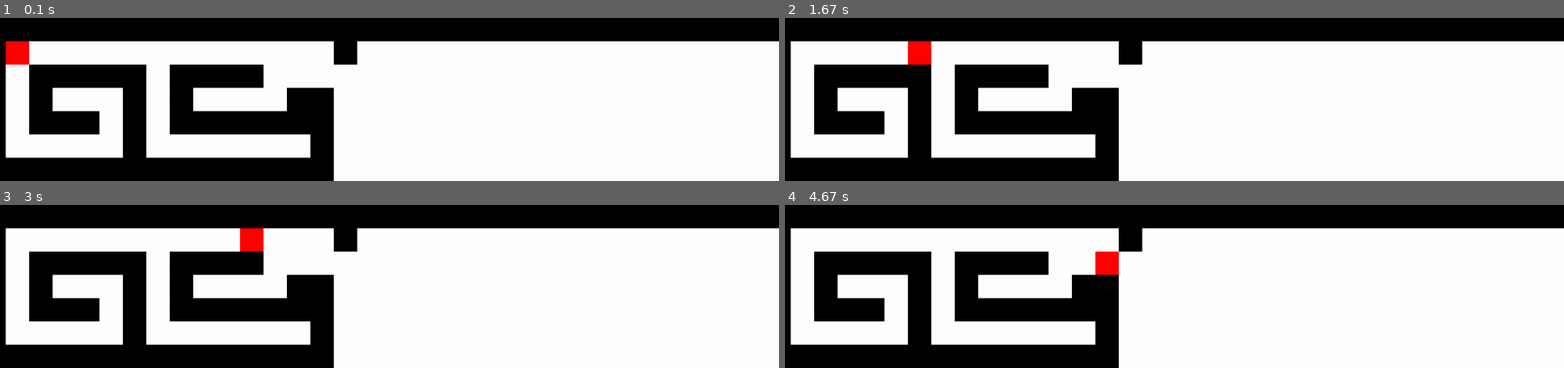
Above: before the commit, frames 1-4 (two rows, left to right).
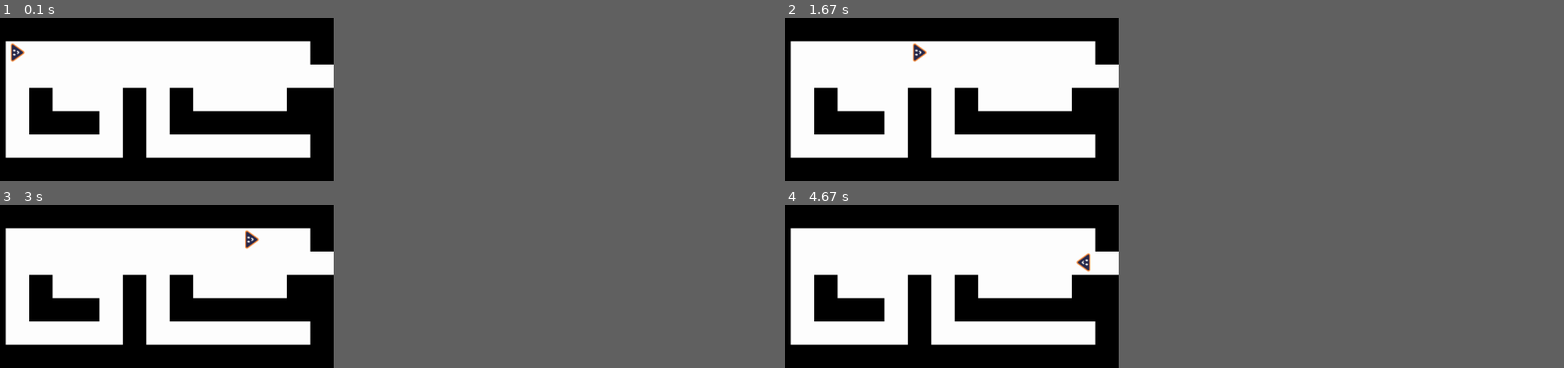
Above: after the commit, the same moments.

Repository: PEREDAFP/curso_python_profes_2026
Game: pygame game, started from 11_proyecto/laberinto/laberinto_movimiento_autonomo_simpre_derecha.py
The game is run twice, just before and just after one commit, with the same random seed, the same clock (stepped at 60 frames per second) and the same inputs.
Inputs:
- Up to frame 1 (0.1 s): no input
- Up to frame 2 (1.67 s): tap Space at 0.33, 0.73, 1.03, 1.23, 1.57 s
- Up to frame 3 (3 s): tap Space at 1.87, 2.07, 2.37, 2.63, 2.97 s
- Up to frame 4 (4.67 s): tap Space at 3.27, 3.4, 3.8, 4.1, 4.47 s
In our replay, the window is 900x185 before the commit and 397x185 after it. These sizes can differ from the game's own. Grey fills any space a smaller window leaves; there, only what the larger window draws over its background counts as a difference.

The runs differ from the first frame. In frame 1, 14% of the frame differs, in the area x 0-100%, y 0-44%; in frame 2, 14%; in frame 3, 14%; in frame 4, 14%, in the area x 3-100%, y 0-44%.

Commit message:
Añadimos imágenes de robot a los laberintos

Diff:
--- a/11_proyecto/laberinto/laberinto.txt
+++ b/11_proyecto/laberinto/laberinto.txt
@@ -1,6 +1,6 @@
-XXXXXXXXXXXXXXXXXXXXXXXXXXXXXXXXXX
-X              X
-X XXXXX XXXX
+XXXXXXXXXXXXXXX
+X             X
+              X
 X X   X X    XX
 X XXX X XXXXXXX
 X     X       X
--- a/11_proyecto/laberinto/laberinto_movimiento_autonomo_simpre_derecha.py
+++ b/11_proyecto/laberinto/laberinto_movimiento_autonomo_simpre_derecha.py
@@ -15,7 +15,12 @@
 
 # Direcciones: (dy, dx) - derecha, abajo, izquierda, arriba
 DIRECCIONES = [(0, 1), (1, 0), (0, -1), (-1, 0)]
-NOMBRES_DIRECCIONES = ['derecha', 'abajo', 'izquierda', 'arriba']
+#NOMBRES_DIRECCIONES = ['derecha', 'abajo', 'izquierda', 'arriba']
+#Estas imágenes deben ser de TAMANIO_CUADROxTAMANIO_CUADRO píxeles
+IMAGEN_DIRECCION = [ pygame.image.load('derecha.png'),
+                    pygame.image.load('abajo.png'),
+                    pygame.image.load('izquierda.png'),
+                    pygame.image.load('arriba.png')]
 
 # Leer el laberinto desde el archivo
 def leer_laberinto(archivo):
@@ -51,7 +56,7 @@
 
     # Posición inicial del jugador (en píxeles)
     # Buscamos la primera celda que no sea obstáculo
-    jugador_rect = pygame.Rect(0, 0, TAMANIO_CUADRO, TAMANIO_CUADRO)
+    jugador_rect = IMAGEN_DIRECCION[0].get_rect()
     encontrado = False
     for y in range(len(laberinto)):
         for x in range(len(laberinto[0])):
@@ -68,8 +73,6 @@
     colision = 0
     direccion = 0
 
-    print(jugador_rect.y)
-    print(jugador_rect.x)
     # Bucle principal
     while True:
         for event in pygame.event.get():
@@ -83,9 +86,7 @@
                         old_x, old_y = jugador_rect.x, jugador_rect.y
 
                         jugador_rect.y += DIRECCIONES[direccion][0]*TAMANIO_CUADRO
-                        print(jugador_rect.y)
                         jugador_rect.x += DIRECCIONES[direccion][1]*TAMANIO_CUADRO
-                        print(jugador_rect.x)
                         movimientos += 1
 
                         # Verificar colisiones con obstáculos
@@ -94,14 +95,11 @@
                                 jugador_rect.x, jugador_rect.y = old_x, old_y
                                 colision += 1
                                 direccion = (direccion + 1) % len(DIRECCIONES)
-                                print(jugador_rect.y)
-                                print(jugador_rect.x)
                                 break
 
-                        # Verificar límites de la pantalla
+                        # Verificar límites de la pantalla. Si el robot sale de la pantalla es porque ha llegado al final
                         if (jugador_rect.x < 0 or jugador_rect.x >= ancho or
                             jugador_rect.y < 0 or jugador_rect.y >= alto):
-                            #Esto lo voy a cambiar por un juego_activo = False
                             juego_activo = False
 
         # Dibujar
@@ -111,15 +109,13 @@
             # Dibujar obstáculos
             for obstaculo in obstaculos:
                 pygame.draw.rect(pantalla, NEGRO, obstaculo)
-
             # Dibujar jugador
-            pygame.draw.rect(pantalla, ROJO, jugador_rect)
+            pantalla.blit(IMAGEN_DIRECCION[direccion], jugador_rect)
         else:
+            #El juego ha terminado y se indican los movimientos y colisiones
             pantalla.fill(NEGRO)
             texto = fuente.render(f"Finalizado con {movimientos} movimientos y {colision} colisiones", True, BLANCO)
             rect_texto = texto.get_rect(center=(ancho // 2, alto // 2))
-            #Para darle ancho y alto al botón
-            #Si quisiéramos darle fondo al texto con un borde, muy útil para botones en un menú
             pygame.draw.rect(pantalla, NEGRO, rect_texto)
             pantalla.blit(texto, rect_texto)
 
Binary file added: 11_proyecto/laberinto/abajo.png
Binary file added: 11_proyecto/laberinto/arriba.png
Binary file added: 11_proyecto/laberinto/derecha.png
Binary file added: 11_proyecto/laberinto/izquierda.png
